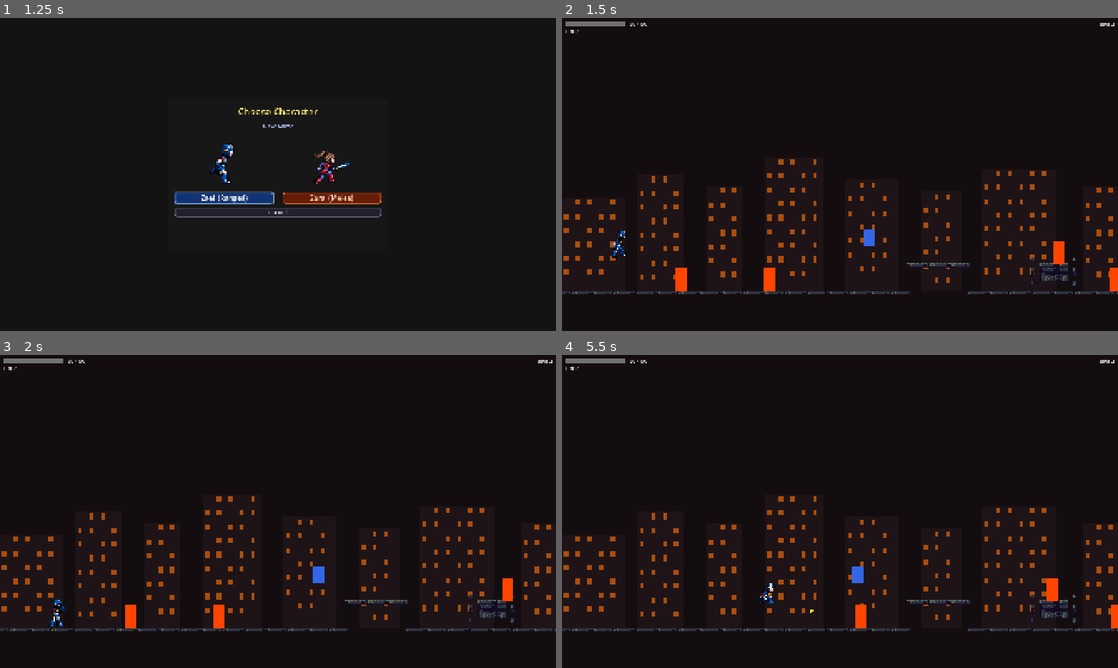
Above: before the commit, frames 1-4 (two rows, left to right).
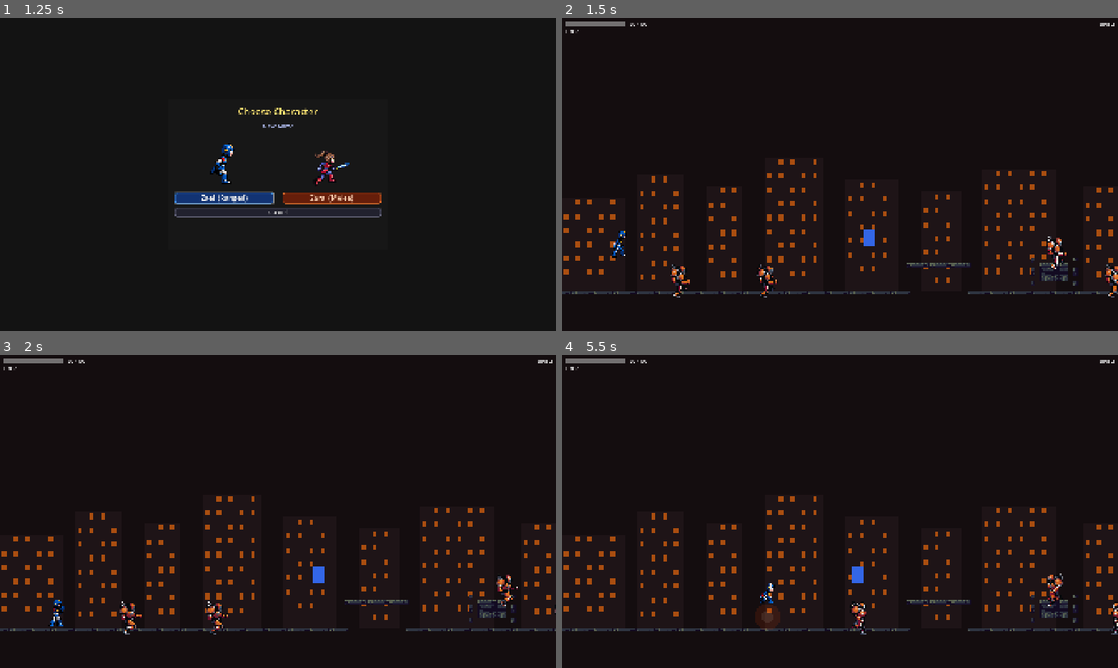
Above: after the commit, the same moments.

Repository: joaoramos00/NullvexGame
Game: Godot game, scene res://ui/title_screen.tscn
The game is run twice, just before and just after one commit, with the same random seed, the same clock (stepped at 60 frames per second) and the same inputs.
Inputs (mouse positions are in pixels of both pictures, inside the frame that each line leads up to):
- Up to frame 1 (1.25 s): click "New Game" at 0.5 s
- Up to frame 2 (1.5 s): click "Zael (Ranged)" at 1.25 s
- Up to frame 3 (2 s): no input
- Up to frame 4 (5.5 s): move the mouse to (962, 495) at 2.02 s; hold Right (move_right) 2.03-3.53 s; tap Z (attack) at 2.1, 3.6, 5.1 s; click (962, 495) at 2.17 s; tap Space (jump) at 2.27, 3.02, 4.52, 5.27 s; move the mouse to (728, 527) at 2.77 s; tap X (dash) at 2.85, 4.35 s; move the mouse to (895, 442) at 3.52 s; hold Left (move_left) 3.53-4.28 s; move the mouse to (812, 574) at 4.27 s; hold Right (move_right) from 4.28 s (still down); click (812, 574) at 4.42 s; move the mouse to (1006, 558) at 5.02 s

Frame 1 is identical in both runs. In frame 2, 0.9% of the frame differs, in the area x 19-100%, y 69-90%; in frame 3, 0.7%; in frame 4, 0.8%.
Error in both runs: Invalid call. Nonexistent function 'is_action_just_pressed' in base 'InputEventMouseMotion'. (res://ui/pause_menu.gd:11)

Commit message:
feat: grunt com sprites animados, hit animation e HP dobrado
- GruntCorrendo.png e GruntHit.png gerados a partir dos GIFs (124x124, 6 e 5 frames)
- enemy_base: Sprite2D substitui _draw(), scale 2x, animação de corrida e hit com troca de textura
- HP do grunt: 4 → 8

Co-Authored-By: Claude Sonnet 4.6 <noreply@anthropic.com>

Diff:
--- a/characters/enemies/enemy_base.gd
+++ b/characters/enemies/enemy_base.gd
@@ -4,31 +4,34 @@
 signal died
 signal damaged(amount: int)
 
-const GRAVITY := 980.0
-const PATROL_SPEED := 80.0
+const GRAVITY                := 980.0
+const PATROL_SPEED           := 80.0
 const INVINCIBILITY_DURATION := 0.3
-const HIT_FLASH_DURATION := 0.1
+const ANIM_FPS               := 5.0
+const WALK_FRAMES            := 6
+const HIT_FRAMES             := 5
 
 const _DEATH_EFFECT_SCENE := preload("res://effects/death_effect.tscn")
+const _WALK_TEX := preload("res://characters/enemies/GruntCorrendo.png")
+const _HIT_TEX  := preload("res://characters/enemies/GruntHit.png")
 
-@export var max_hp: int = 4
+@export var max_hp:         int = 8
 @export var contact_damage: int = 8
 
-var current_hp: int = 4
-var is_dead: bool = false
-var _direction: float = 1.0
-var _invincible: bool = false
+var current_hp:           int   = 8
+var is_dead:              bool  = false
+var _direction:           float = 1.0
+var _invincible:          bool  = false
 var _invincibility_timer: float = 0.0
-var _hit_flash_timer: float = 0.0
+var _anim_timer:          float = 0.0
+var _anim_frame:          int   = 0
+var _hit_playing:         bool  = false
+
+@onready var _sprite := $Sprite2D
 
 func _ready() -> void:
 	current_hp = max_hp
 	$ContactZone.body_entered.connect(_on_contact)
-	queue_redraw()
-
-func _draw() -> void:
-	var c := Color.WHITE if _hit_flash_timer > 0.0 else Color.ORANGE_RED
-	draw_rect(Rect2(-20, -40, 40, 80), c)
 
 func _physics_process(delta: float) -> void:
 	if is_dead:
@@ -37,10 +40,6 @@
 		_invincibility_timer -= delta
 		if _invincibility_timer <= 0.0:
 			_invincible = false
-	if _hit_flash_timer > 0.0:
-		_hit_flash_timer -= delta
-		if _hit_flash_timer <= 0.0:
-			queue_redraw()
 	if not is_on_floor():
 		velocity.y += GRAVITY * delta
 	if is_on_floor() and not _has_floor_ahead():
@@ -49,6 +48,20 @@
 	move_and_slide()
 	if is_on_wall():
 		_direction = -_direction
+	_anim_timer += delta
+	if _anim_timer >= 1.0 / ANIM_FPS:
+		_anim_timer -= 1.0 / ANIM_FPS
+		if _hit_playing:
+			_anim_frame += 1
+			if _anim_frame >= HIT_FRAMES:
+				_hit_playing = false
+				_sprite.texture = _WALK_TEX
+				_sprite.hframes = WALK_FRAMES
+				_anim_frame = 0
+		else:
+			_anim_frame = (_anim_frame + 1) % WALK_FRAMES
+	_sprite.frame  = _anim_frame
+	_sprite.flip_h = (_direction < 0)
 
 func _has_floor_ahead() -> bool:
 	var space := get_world_2d().direct_space_state
@@ -67,8 +80,11 @@
 	current_hp = max(0, current_hp - amount)
 	_invincible = true
 	_invincibility_timer = INVINCIBILITY_DURATION
-	_hit_flash_timer = HIT_FLASH_DURATION
-	queue_redraw()
+	_hit_playing        = true
+	_sprite.texture     = _HIT_TEX
+	_sprite.hframes     = HIT_FRAMES
+	_anim_frame         = 0
+	_anim_timer         = 0.0
 	damaged.emit(amount)
 	if current_hp == 0:
 		_die()
--- a/characters/enemies/enemy_base.tscn
+++ b/characters/enemies/enemy_base.tscn
@@ -1,6 +1,7 @@
 [gd_scene format=3 uid="uid://enemy_base"]
 
 [ext_resource type="Script" path="res://characters/enemies/enemy_base.gd" id="1_script"]
+[ext_resource type="Texture2D" path="res://characters/enemies/GruntCorrendo.png" id="2_tex"]
 
 [sub_resource type="CapsuleShape2D" id="CapsuleShape2D_1"]
 radius = 20.0
@@ -14,6 +15,12 @@
 [node name="CollisionShape2D" type="CollisionShape2D" parent="."]
 shape = SubResource("CapsuleShape2D_1")
 
+[node name="Sprite2D" type="Sprite2D" parent="."]
+texture = ExtResource("2_tex")
+hframes = 6
+vframes = 1
+scale = Vector2(2, 2)
+
 [node name="ContactZone" type="Area2D" parent="."]
 collision_layer = 0
 collision_mask = 2
Binary file added: characters/enemies/GruntCorrendo.png
Binary file added: characters/enemies/GruntHit.png
